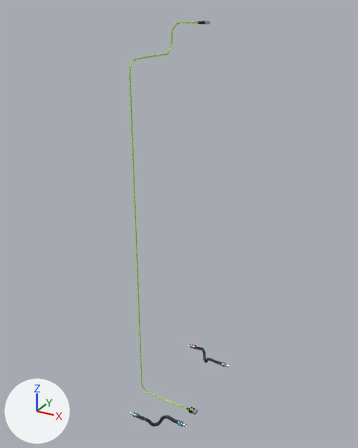
An edit to the FBX model Art/GJ_PIPE&CABLE/runtime_exports/SM_GJ_Harness_02.fbx, drawn before and after from the same camera.
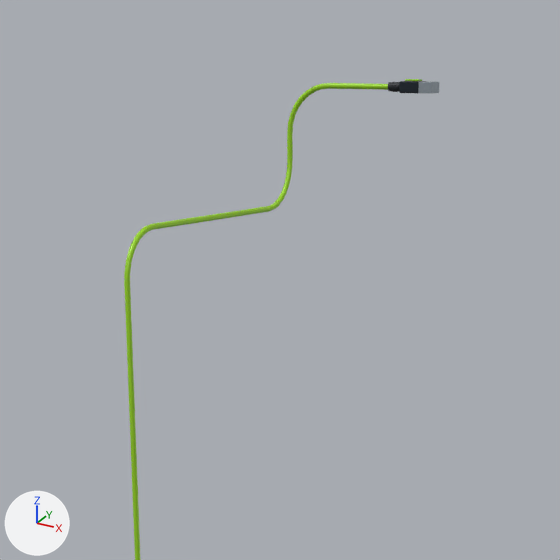
Each version appears first whole from a 50 mm camera at (0.297, -1.463, 1.973) aimed at (-0.513, 0.01, 1.236), and next in a close-up on the part from 27% to 67% of the width and 0% to 32% of the height. The lights are fixed; the arrows at lower left show +X, +Y and +Z. The last two pictures show the newer version. Where no turn or scale is listed for an object, it has been applied to the vertices. Vertices at exactly the same position are counted once.

Objects in the first close-up: 'SM_GJ_Harness_02'.
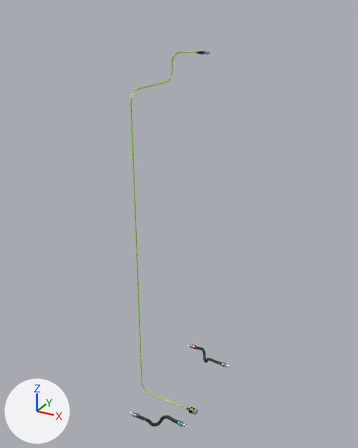
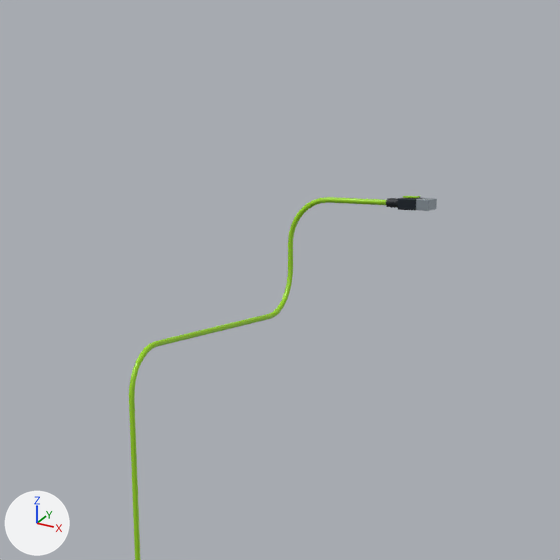
The newer file is also turned or shifted as a whole; pictures and numbers use the older file's frame.

Pixel boxes (x1, y1, x2, y2) of what changed, in the close-ups (560 x 560 px; the box of a moved part takes in the faces that stretch with it):
```json
{"object": "SM_GJ_Harness_02", "change": "reshaped", "before": [124, 79, 439, 560], "after": [129, 196, 437, 560]}
{"part": 1, "of": "me_r01_node03_supply_hose", "change": "moved or reshaped", "before": [418, 81, 439, 93], "after": [416, 198, 437, 211]}
{"part": 2, "of": "me_r01_node03_supply_hose", "change": "moved or reshaped", "before": [400, 81, 427, 94], "after": [398, 198, 422, 210]}
{"part": 3, "of": "me_r01_node03_supply_hose", "change": "moved or reshaped", "before": [405, 79, 422, 81], "after": [403, 196, 420, 198]}
{"part": 4, "of": "me_r01_node03_supply_hose", "change": "moved or reshaped", "before": [388, 82, 400, 91], "after": [386, 198, 398, 207]}
{"part": 5, "of": "me_r01_node03_supply_hose", "change": "moved or reshaped", "before": [124, 83, 388, 398], "after": [129, 197, 386, 398]}
```

Edits to the scene script, one JSON object a line:
```json
{"block": "me_r01_node03_supply_hose", "where": "# used by ob_sm_gj_harness_02; location = (0.0, 0.0, 0.0)"}
{"op": "remove", "block": "me_r01_node03_supply_hose", "code": "me_r01_node03_supply_hose.from_pydata(...)  # 4570 vertices, 8928 faces; spans x -0.622..-0.365, y -0.254..0.254, z 0.464..1.928"}
{"op": "add", "block": "me_r01_node03_supply_hose", "code": "me_r01_node03_supply_hose.from_pydata(...)  # 4570 vertices, 8928 faces; spans x -0.622..-0.365, y -0.254..0.254, z 0.464..1.833"}
{"block": "me_r01_node03_supply_hose", "change": "me_r01_node03_supply_hose part 1: the loose piece of 56 vertices spanning x -0.488..-0.476, y 0.144..0.161, z 1.917..1.927 is moved by (0.0, 0.0, -0.096)"}
{"block": "me_r01_node03_supply_hose", "change": "me_r01_node03_supply_hose part 2: the loose piece of 56 vertices spanning x -0.506..-0.488, y 0.144..0.162, z 1.917..1.927 is moved by (0.0, 0.0, -0.096)"}
{"block": "me_r01_node03_supply_hose", "change": "me_r01_node03_supply_hose part 3: the loose piece of 56 vertices spanning x -0.503..-0.491, y 0.149..0.157, z 1.927..1.928 is moved by (0.0, 0.0, -0.096)"}
{"block": "me_r01_node03_supply_hose", "change": "me_r01_node03_supply_hose part 4: the loose piece of 48 vertices spanning x -0.52..-0.506, y 0.149..0.157, z 1.918..1.926 is moved by (0.0, 0.0, -0.096)"}
{"block": "me_r01_node03_supply_hose", "change": "me_r01_node03_supply_hose part 5: 560 of 4570 vertices moved; they spanned x -0.622..-0.52, y -0.118..0.155, z 0.698..1.924 and now span x -0.622..-0.52, y -0.118..0.155, z 0.687..1.829; mean shift (0.0, 0.0, -0.088); largest move (-0.595, 0.151, 1.918) -> (-0.595, 0.151, 1.822)"}
{"block": "me_r01_node03_supply_hose", "change": "other edits to the shape of me_r01_node03_supply_hose do not show in these pictures"}
```
